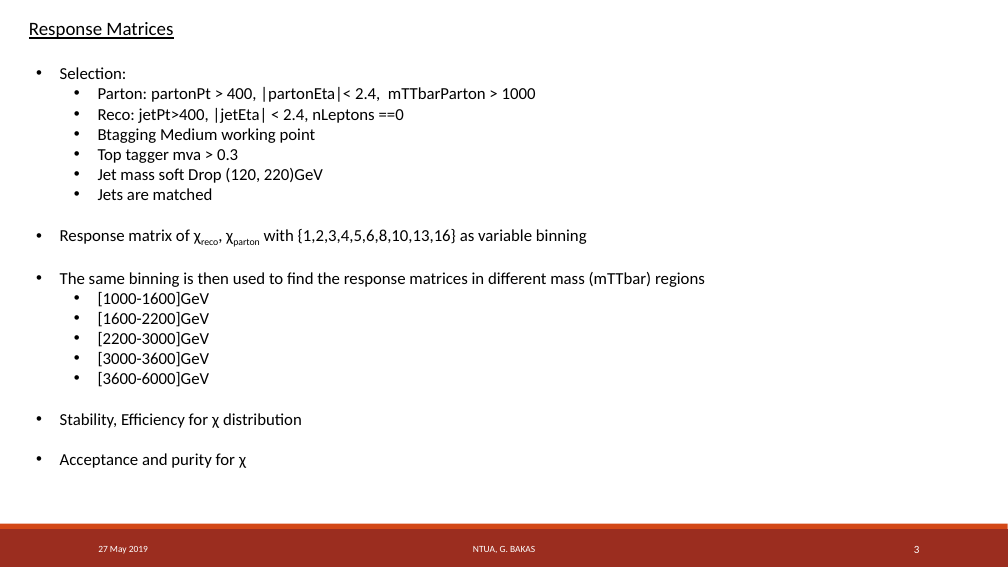
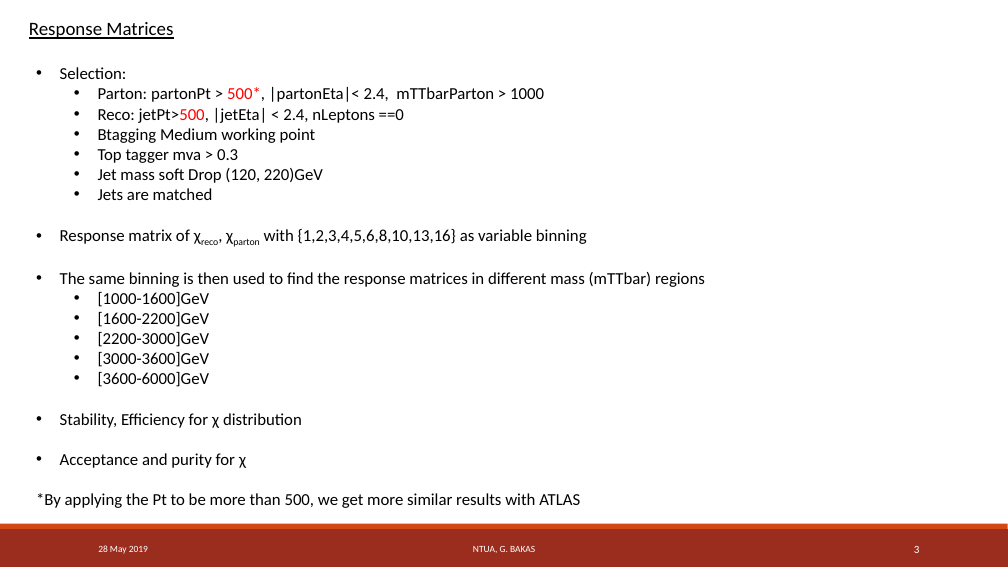
Before and after one commit to georgebakas/HEP-NTUA, a slide deck: slide 3 of Weekly Meetings/HEP_Angular_Distributions_Presentation_27May2019.pptx. Drawn at 1008x567 pixels with LibreOffice and Linux fonts; fonts in the diff are those of the drawing. Boxes give left, top, right and bottom in pixels: in the first picture for what was removed or moved away, otherwise in the second. Text is boxed around its words. In the diff, an @@ line names an element or a change of style, - is before the commit and + after.

```diff
--- a/Weekly Meetings/HEP_Angular_Distributions_Presentation_27May2019.pptx
+++ b/Weekly Meetings/HEP_Angular_Distributions_Presentation_27May2019.pptx
@@ text at (98,87,544,123): text changed @@
-  • Parton: partonPt > 400, |partonEta|< 2.4, mTTbarParton > 1000
-  • Reco: jetPt>400, |jetEta| < 2.4, nLeptons ==0
+  • Parton: partonPt > 500*, |partonEta|< 2.4, mTTbarParton > 1000
+  • Reco: jetPt>500, |jetEta| < 2.4, nLeptons ==0
@@ text at (36,493,580,508): paragraph added @@
+*By applying the Pt to be more than 500, we get more similar results with ATLAS
```
Also in this commit, not shown: 1 other slide changed, 8 slides removed, 20 other files.
